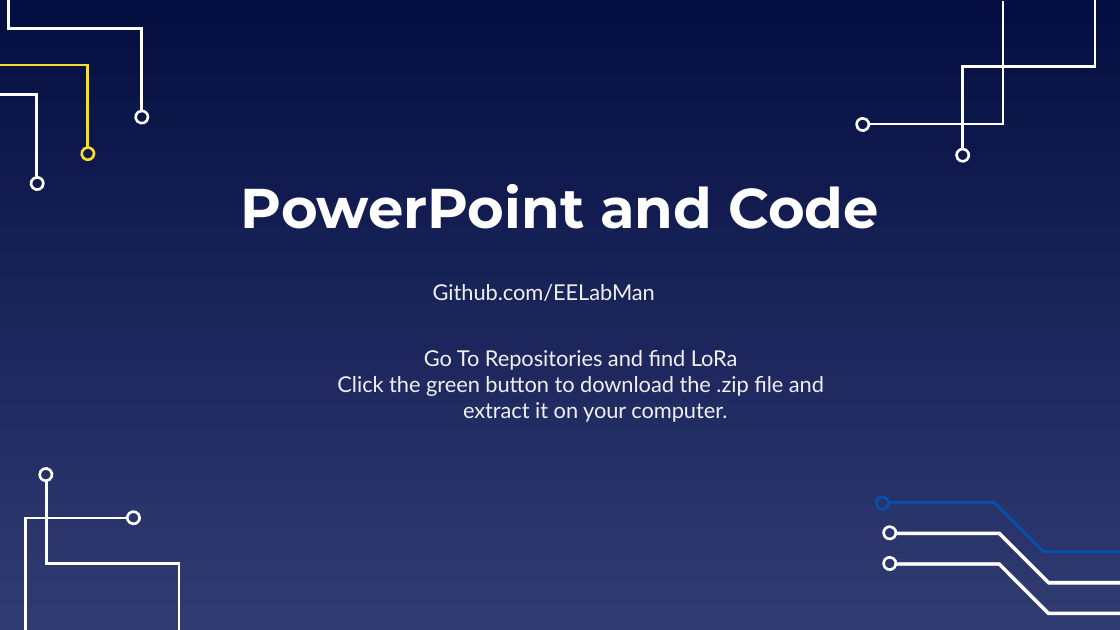
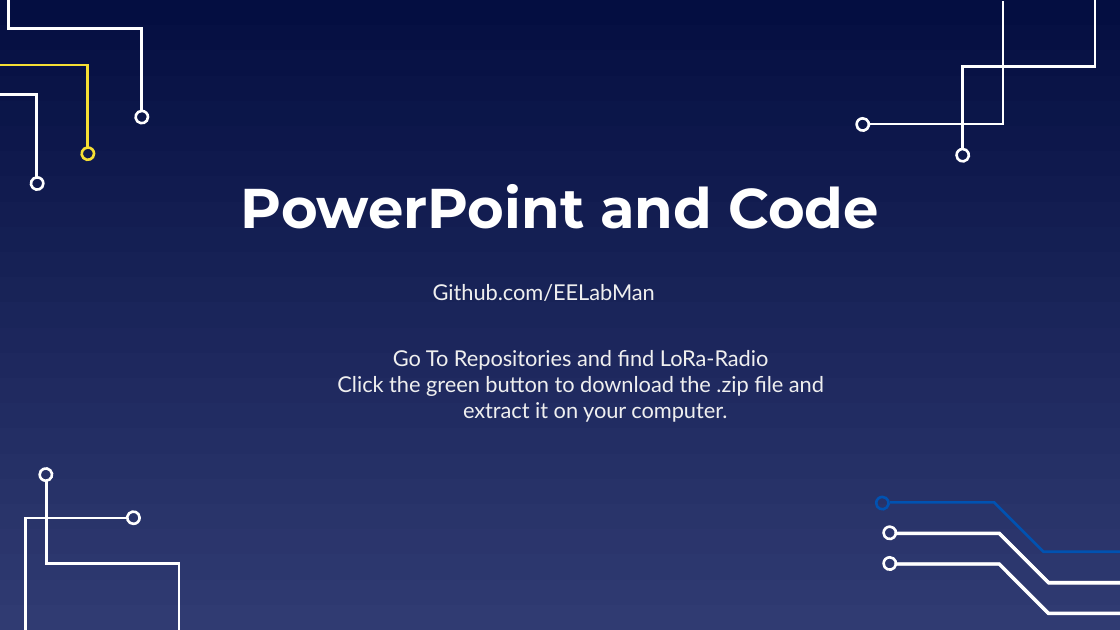
Before and after one commit to EELabMan/LoRa, a slide deck: slide 2 of Lora.pptx. Drawn at 1120x630 pixels with LibreOffice and Linux fonts; fonts in the diff are those of the drawing. Boxes give left, top, right and bottom in pixels: in the first picture for what was removed or moved away, otherwise in the second. Text is boxed around its words. In the diff, an @@ line names an element or a change of style, - is before the commit and + after.

```diff
--- a/Lora.pptx
+++ b/Lora.pptx
@@ text at (393,350,769,370): text changed @@
-Go To Repositories and find LoRa
+Go To Repositories and find LoRa-Radio
```
Also in this commit, not shown: 4 other slides changed, 1 slide added.
